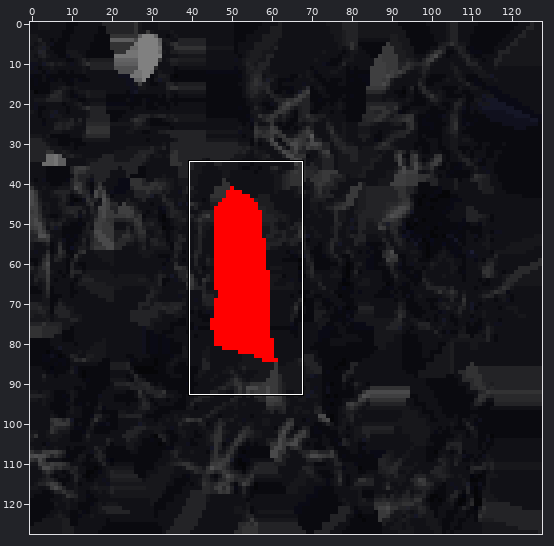
A sprite sheet gets an edit: Assets/Characters/Spider_BaseColor.png. Above: a wide view before the commit, with the close-up outlined.
Close-up. First the earlier version:
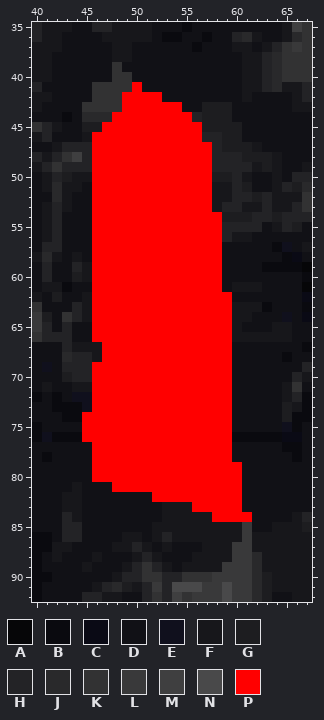
The file is 128x128 pixels. Colours within 5 levels of each other are drawn and written as one. Shown: x 40..67, y 35..92.
Palette (. is transparent): A #060608  B #0a0a0f  C #0a0a15  D #111116  E #10101d  F #17171b  G #1d1d20  H #232326  J #29292b  K #323233  L #39393a  M #3f3f40  N #49494a  P #ff0000
Once edited:
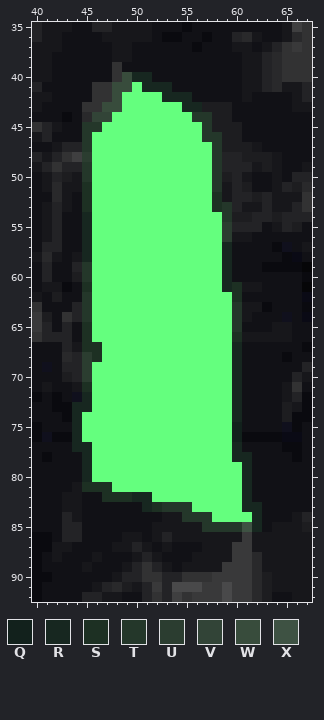
Colours new in this view: Q #12211c  R #172720  S #1d3023  T #24372a  U #2b3d30  V #324437  W #384c3c  X #3e5243
The exact change:
colour P: #ff0000 -> #64ff7e
y 40: x 49..51 KDD -> WRR
y 41: x 48..49 KK -> WW; x 51..53 DDD -> RRR
y 42: x 48 K -> W; x 53..55 DDD -> RRR
y 43: x 47..48 KK -> WW; x 55..56 DD -> RR
y 44: x 46..47 JJ -> VV; x 56..57 HG -> TT
y 45: x 45..46 GG -> TT; x 57 G -> T
y 46: x 45 F -> T; x 57..58 HH -> TT
y 47: x 45 H -> T; x 58 H -> T
y 48: x 45 H -> U; x 58 H -> T
y 49: x 45 H -> T; x 58 H -> T
y 50: x 45 F -> T; x 58 G -> T
y 51: x 45 D -> S; x 58 F -> T
y 52: x 45 D -> S; x 58 F -> S
y 53: x 45 D -> S; x 58..59 FH -> ST
y 54: x 45 D -> R; x 59 G -> T
y 55..56: x 45 D -> R; x 59 H -> U
y 57..58: x 45 D -> R; x 59 D -> R
y 59..60: x 45 F -> T; x 59 D -> R
y 61: x 45 D -> S; x 59..60 DF -> RS
y 62: x 45 F -> T; x 60 D -> S
y 63..64: x 45 F -> T; x 60 F -> T
y 65: x 45 D -> S; x 60 F -> T
y 66: x 45 D -> S; x 60 F -> S
y 67: x 45..46 FF -> SS; x 60 D -> R
y 68: x 45..46 HF -> US; x 60 D -> R
y 69..70: x 45 H -> U; x 60 D -> R
y 71: x 45 F -> S; x 60 D -> R
y 72: x 45 E -> R; x 60 D -> R
y 73: x 44..45 BE -> RR; x 60 D -> R
y 74: x 44 B -> R; x 60 D -> R
y 75: x 44 D -> R; x 60 D -> Q
y 76: x 44 B -> R; x 60 B -> Q
y 77: x 44..45 DD -> RR; x 60 D -> R
y 78: x 45 D -> R; x 60..61 DD -> RR
y 79..80: x 45 D -> R; x 61 D -> R
y 81: x 45..47 DDD -> SSS; x 61 D -> R
y 82: x 47..51 DDDDD -> SSSRR; x 61 D -> R
y 83: x 51..55 DDFFF -> RSTTT; x 61..62 DD -> RR
y 84: x 55..57 FFF -> TTT; x 62 D -> R
y 85: x 57..62 FFFFLD -> TTTTXR
